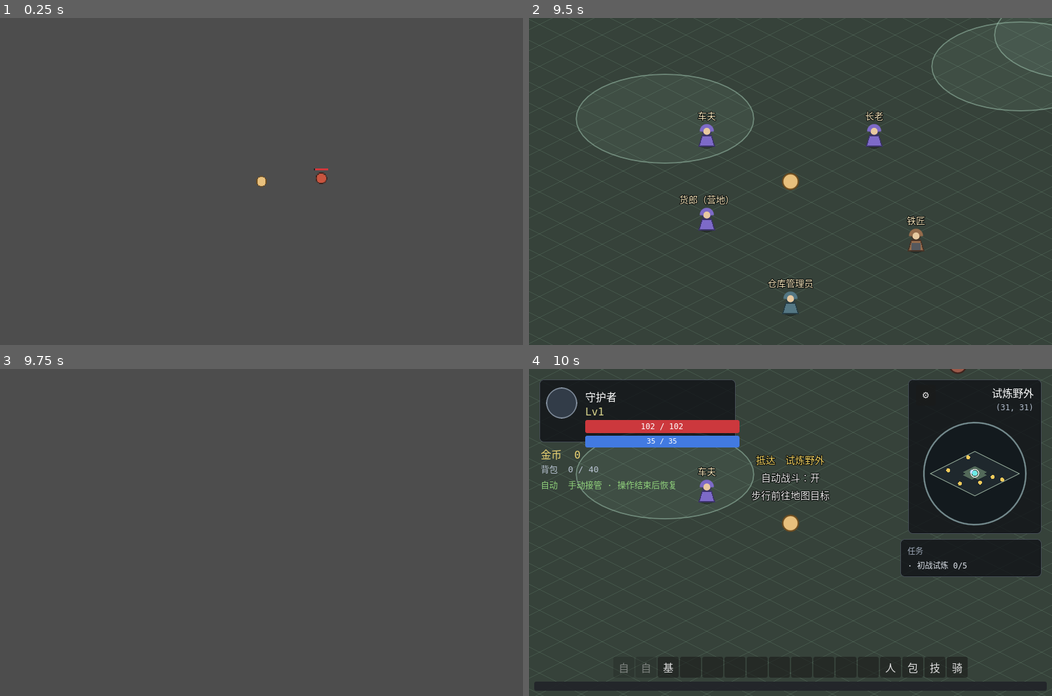
Above: before the commit, frames 1-4 (two rows, left to right).
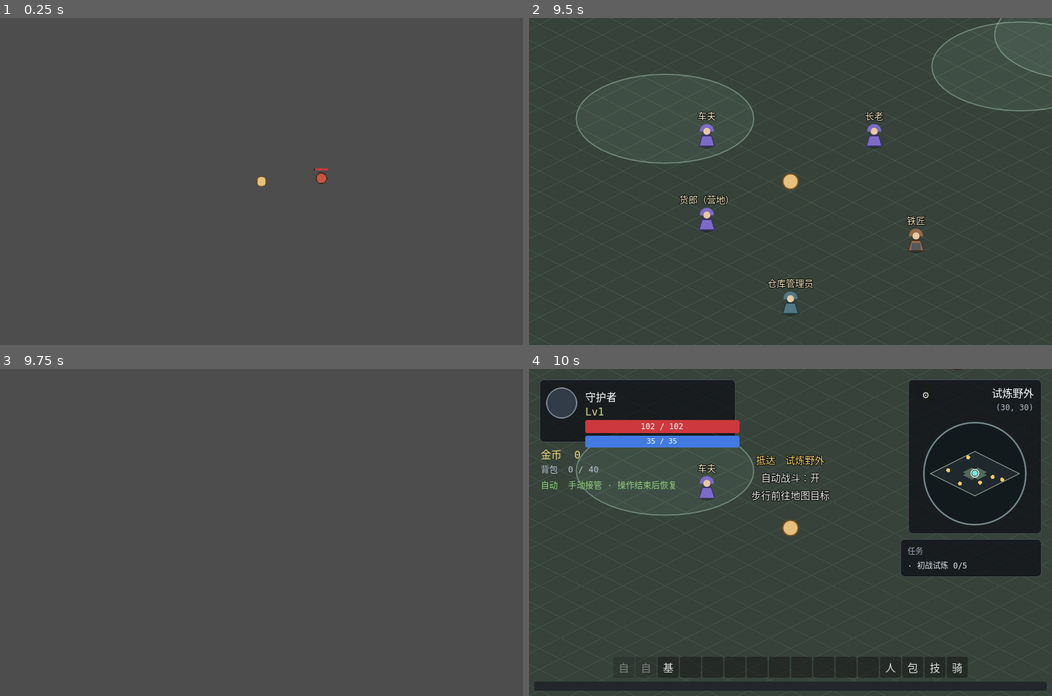
Above: after the commit, the same moments.

Repository: fengcms/DegenerateAge
Game: Godot game, scene res://tests/SmokeTest.tscn
Two runs of this game, one before a commit and one after it. Both use one fixed random seed, a clock stepped at 60 frames per second and the inputs below. This scene is started directly instead of the project's main scene.
Inputs (mouse positions are in pixels of both pictures, inside the frame that each line leads up to):
- Up to frame 1 (0.25 s): no input
- Up to frame 2 (9.5 s): tap Enter at 0.5, 2, 3.5 s; move the mouse to (905, 165) at 0.52 s; hold D (move_right) 0.53-1.25 s; hold Space (attack) 0.53-1.25 s; click (905, 165) at 0.67 s; drag from (685, 197) to (764, 246) at 1.27 s; move the mouse to (842, 109) at 2.02 s; hold D (move_right) 2.03-2.75 s; hold G (auto_pickup) 2.03-2.75 s; tap Space (attack) at 2.75, 4.25 s; drag from (549, 34) to (633, 132) at 2.77 s; move the mouse to (947, 230) at 3.52 s; hold A (move_left) 3.53-4.25 s; tap 0 (hotbar_10) at 3.6 s; tap M (panel_map) at 4.15 s; drag from (633, 132) to (712, 99) at 4.27 s; move the mouse to (816, 181) at 5.02 s; hold S (move_down) 5.03-5.75 s; tap = (hotbar_12) at 5.1 s; click (816, 181) at 5.17 s; drag from (712, 99) to (685, 197) at 5.77 s; move the mouse to (905, 165) at 6.52 s; hold W (move_up) 6.53-7.25 s; tap 3 (hotbar_3) at 6.6 s; drag from (685, 197) to (764, 246) at 7.27 s; move the mouse to (842, 109) at 8.02 s; hold S (move_down) 8.03-8.75 s; tap 5 (hotbar_5) at 8.1 s; drag from (764, 246) to (633, 132) at 8.77 s
- Up to frame 3 (9.75 s): move the mouse to (418, 581) at 9.52 s; hold W (move_up) from 9.53 s (still down); tap 7 (hotbar_7) at 9.6 s; click (418, 581) at 9.67 s
- Up to frame 4 (10 s): keep holding W (move_up)

Frames 1-3 are identical in both runs. In frame 4, 0.8% of the frame differs, in the area x 8-96%, y 0-52%.
Error in both runs: Invalid access to property or key 'sample_art' on a base object of type 'CharacterBody2D (Monster)'. (res://scripts/world/game.gd:242)

Commit message:
feat(m6-4): 增加出行地图标记并完成跨图回归

Diff:
--- a/data/quests.json
+++ b/data/quests.json
@@ -21,7 +21,7 @@
     "mapScope": ["wild_trial"],
     "prev": "Q001",
     "abandonable": false,
-    "desc": "击败 5 只腐化野狼。"
+    "desc": "沿营地路牌可免费走到试炼野外，也可找车夫乘坐免费教学线路；击败 5 只腐化野狼。"
   },
   {
     "id": "Q003",
--- a/scripts/ui/map_big_panel.gd
+++ b/scripts/ui/map_big_panel.gd
@@ -92,7 +92,7 @@
 	_map.destination_selected.connect(_on_destination)
 	root.add_child(_map)
 	var legend := Label.new()
-	legend.text = "青色圈：你　·　N：NPC　·　!：已接任务目标　·　B：Boss　·　暗色：未探索"
+	legend.text = "青色圈：你　·　↔：免费道路　·　◎：车夫　·　N：NPC　·　!：任务　·　B：Boss　·　暗色：未探索"
 	legend.add_theme_font_size_override("font_size", 13)
 	root.add_child(legend)
 	_hint = Label.new()
--- a/scripts/ui/map_canvas.gd
+++ b/scripts/ui/map_canvas.gd
@@ -80,10 +80,18 @@
 	if minimap:
 		return "点击打开大地图 · M"
 	for marker in _markers:
-		var cell := Vector2i(Iso.world_to_grid(marker.position).round())
-		if (marker.revealed or Fog.is_explored(GameState.current_map, cell)) and world_to_canvas(marker.position).distance_to(at_position) <= 14:
+		if _marker_visible(marker) and world_to_canvas(marker.position).distance_to(at_position) <= 14:
 			return String(marker.name)
 	return "点击本图位置步行前往"
+
+func _marker_visible(marker: Dictionary) -> bool:
+	var kind := String(marker.get("kind", ""))
+	if minimap and (kind == "exit" or kind == "carter"):
+		return get_viewport().get_visible_rect().has_point(get_viewport().get_canvas_transform() * Vector2(marker.position))
+	if not minimap and bool(marker.get("always_big", false)):
+		return true
+	var cell := Vector2i(Iso.world_to_grid(marker.position).round())
+	return bool(marker.get("revealed", false)) or Fog.is_explored(GameState.current_map, cell)
 
 func _polygon(x0: float, y0: float, x1: float, y1: float) -> PackedVector2Array:
 	return PackedVector2Array([world_to_canvas(Iso.grid_pt(x0, y0)), world_to_canvas(Iso.grid_pt(x1, y0)), world_to_canvas(Iso.grid_pt(x1, y1)), world_to_canvas(Iso.grid_pt(x0, y1))])
@@ -109,15 +117,24 @@
 	border.append(outline[0])
 	draw_polyline(border, Color("859a8b"), 1, true)
 	for marker in _markers:
-		var cell := Vector2i(Iso.world_to_grid(marker.position).round())
-		if not marker.revealed and not Fog.is_explored(GameState.current_map, cell):
+		if not _marker_visible(marker):
 			continue
 		var p := world_to_canvas(marker.position)
 		var kind := String(marker.kind)
-		var color := Color("f2cb5b") if kind == "quest" else (Color("da85ec") if kind == "boss" else Color("89b8ee"))
-		draw_circle(p, 3 if minimap else 5, color)
+		var color := Color("f2cb5b") if kind == "quest" else (Color("da85ec") if kind == "boss" else (Color("7ee1cf") if kind == "exit" else (Color("d6b47b") if kind == "carter" else Color("89b8ee"))))
+		if kind == "exit":
+			draw_line(p + Vector2(-5, 0), p + Vector2(5, 0), color, 2, true)
+			draw_line(p + Vector2(-5, 0), p + Vector2(-2, -3), color, 2, true)
+			draw_line(p + Vector2(5, 0), p + Vector2(2, 3), color, 2, true)
+		elif kind == "carter":
+			draw_arc(p, 4 if minimap else 6, 0, TAU, 16, color, 2, true)
+			draw_circle(p, 1.5, color)
+		else:
+			draw_circle(p, 3 if minimap else 5, color)
 		if not minimap:
-			var glyph := ("!B" if bool(marker.get("boss", false)) else "!") if kind == "quest" else ("B" if kind == "boss" else "N")
+			var glyph := ("!B" if bool(marker.get("boss", false)) else "!") if kind == "quest" else ("B" if kind == "boss" else ("↔" if kind == "exit" else ("◎" if kind == "carter" else "N")))
+			if kind == "exit":
+				glyph = "%s%s %s" % ["锁 " if not bool(marker.get("unlocked", true)) else "", glyph, MapService.display_name(String(marker.get("to_map", "")))]
 			draw_string(MONO_FONT, p + Vector2(7, 4), glyph, HORIZONTAL_ALIGNMENT_LEFT, -1, 14, color)
 	draw_circle(world_to_canvas(_player_position), 4 if minimap else 6, Color("6eebe6"))
 	draw_arc(world_to_canvas(_player_position), 6 if minimap else 9, 0, TAU, 24, Color.WHITE, 1, true)
--- a/scripts/ui/map_markers.gd
+++ b/scripts/ui/map_markers.gd
@@ -6,7 +6,18 @@
 	if world == null:
 		return out
 	for npc: Node2D in world.get_node("Npcs").get_children():
-		out.append({"position": npc.global_position, "kind": "npc", "name": String(npc.get("npc_name")), "revealed": false})
+		var carter := String(npc.get("role")) == "carter"
+		out.append({"position": npc.global_position, "kind": "carter" if carter else "npc",
+			"name": "%s · 可直达已到访地图" % String(npc.get("npc_name")) if carter else String(npc.get("npc_name")),
+			"revealed": false, "always_big": carter})
+	for exit_node: Node2D in world.get_node("Exits").get_children():
+		var destination := String(exit_node.get("to_map"))
+		var label := "道路 → %s · 免费 · 推荐 Lv%d" % [MapService.display_name(destination), MapService.recommended_level(destination)]
+		if not MapService.is_unlocked(destination):
+			label += " · 尚未解锁"
+		out.append({"position": exit_node.global_position, "kind": "exit", "name": label,
+			"to_map": destination, "unlocked": MapService.is_unlocked(destination),
+			"revealed": false, "always_big": true})
 	var points: Array[Dictionary] = world.get_node("Spawner").marker_points()
 	for point in points:
 		var monster: Variant = DataLoader.get_entry("monsters", point.monster_id)
--- a/tests/smoke_test.gd
+++ b/tests/smoke_test.gd
@@ -2636,6 +2636,9 @@
 	invalid_cluster[1]["hubId"] = "missing"
 	_expect(not DataLoader._validate_carter_clusters(invalid_cluster).is_empty(), "无效集群归属应被启动校验捕获")
 	_expect(MapService.is_linked("ash_land") and MapService.is_linked("corruption_source"), "营地车夫应列出集群所有地图")
+	GameState.current_map = "ash_land"
+	_expect(not Quest._in_scope(Quest.template("S001")), "任务范围不得随车夫集群扩张")
+	GameState.current_map = "camp"
 	_expect(MapService.fee_to("wild_trial") == 0 and MapService.fee_to("ash_land") == 50 and MapService.fee_to("corruption_source") == 150, "营地逐对车费应正确")
 	var dests: Array = MapService.destinations()
 	_expect(dests.size() == 3, "营地应显示三处集群目的地")
@@ -2776,6 +2779,8 @@
 ## （真实重载行为 = 销毁旧 Game + `Game._ready` 按 `GameState.current_map` 重建，见 MapService 头注）。
 func _test_map_reload() -> void:
 	GameState.reset_to_defaults()
+	GameState.add_unclaimed_loot("camp", "travel_camp", _equip_instance("weapon_starter", "travel_camp_item", {"atk": 4}), Iso.grid_to_world(Vector2i(20, 18)))
+	GameState.add_unclaimed_loot("wild_trial", "travel_wild", _equip_instance("weapon_starter", "travel_wild_item", {"atk": 4}), Iso.grid_to_world(Vector2i(30, 20)))
 
 	# ① 营地世界：3 只教学木桩 + 3 个 NPC（货郎 / 长老 / 车夫）
 	var camp_game: Node = load("res://scenes/Game.tscn").instantiate()
@@ -2843,9 +2848,22 @@
 	add_child(returned)
 	await get_tree().process_frame
 	var returned_explored: Array = Fog.encode().get("camp", [])
+	var return_loot := returned.get_node("LootRoot").get_children().filter(func(node: Node) -> bool: return node is GroundItem and node.persistent and String(node.item.get("instanceId", "")) == "travel_camp_item")
+	_expect(return_loot.size() == 1 and GameState.unclaimed_count("camp") == 1, "乘车返回后未领取物应恰好重建一次且不重复入包")
 	for sector in camp_explored:
 		_expect(returned_explored.has(sector), "返回营地后不能丢失既有探索区域 %s" % sector)
 	returned.queue_free()
+	await get_tree().process_frame
+	await get_tree().process_frame
+	MapService.walk_key_released = true
+	MapService.walk_locked_until_msec = 0
+	_expect(bool(MapService.request_walk("to_wild", Iso.grid_to_world(Vector2i(34, 20))).ok), "步行前往野外应成功")
+	var walked: Node = load("res://scenes/Game.tscn").instantiate()
+	add_child(walked)
+	await get_tree().process_frame
+	var walk_loot := walked.get_node("LootRoot").get_children().filter(func(node: Node) -> bool: return node is GroundItem and node.persistent and String(node.item.get("instanceId", "")) == "travel_wild_item")
+	_expect(walk_loot.size() == 1 and GameState.unclaimed_count("wild_trial") == 1, "步行抵达后未领取物应恰好重建一次")
+	walked.queue_free()
 	await get_tree().process_frame
 	await get_tree().process_frame
 	GameState.reset_to_defaults()
@@ -3381,6 +3399,14 @@
 	var player: PlayerCharacter = main.get_node("Game/Entities/Player")
 	var world: Node = main.get_node("Game")
 	var markers := MapMarkers.for_world(world)
+	var roads := markers.filter(func(marker: Dictionary) -> bool: return marker.kind == "exit")
+	var carters := markers.filter(func(marker: Dictionary) -> bool: return marker.kind == "carter")
+	_expect(roads.size() == 2 and carters.size() == 1, "野外地图应显示两条道路与一名车夫")
+	_expect(roads.all(func(marker: Dictionary) -> bool: return marker.always_big and String(marker.name).contains("免费")), "道路标记应在大地图始终显示目的地与免费提示")
+	_expect(carters[0].always_big if not carters.is_empty() else false, "车夫标记应与普通 NPC 区分")
+	canvas.refresh()
+	if not roads.is_empty():
+		_expect(canvas._marker_visible(roads[0]), "未探索道路也应在大地图显示独立标记")
 	var targets := markers.filter(func(marker: Dictionary) -> bool: return marker.kind == "quest")
 	_expect(targets.size() == 6 and targets.all(func(marker: Dictionary) -> bool: return marker.revealed), "接取狼任务未揭示六个实际刷新点")
 	_expect(MapMarkers.drops_item("shellback_bug", "spirit_shard") and not MapMarkers.drops_item("training_dummy", "spirit_shard"), "收集标记没有按真实掉落表过滤")
Not shown, changed: docs/产品文档/07-地图关卡与怪物.md
Not shown, changed: docs/工程文档/08-开发交接文档.md
Not shown, changed: docs/工程文档/13-M3多地图车夫精英与Boss实施方案.md
Not shown, changed: docs/工程文档/19-M6出行系统（免费步行与车夫直达）实施方案.md
